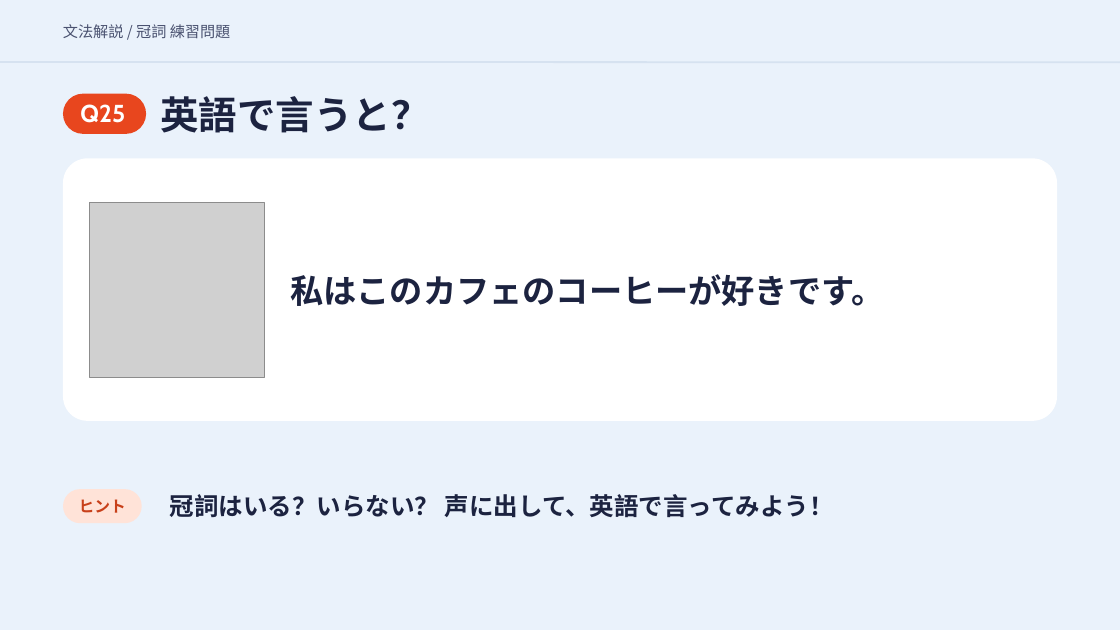
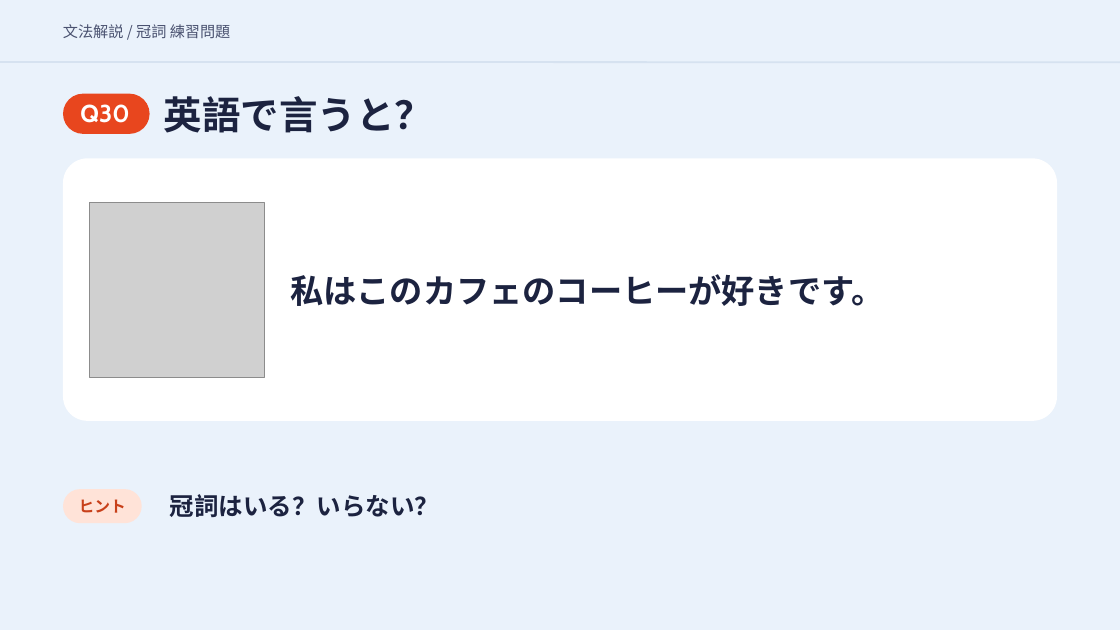
Before and after one commit to hinakajisaki-dev/hina-english, a slide deck: slide 66 of matome/articles-4/articles-4-slides.pptx (slide 56 before the commit). Drawn at 1120x630 pixels with LibreOffice and Linux fonts; fonts in the diff are those of the drawing; grey boxes stand for pictures. Boxes give left, top, right and bottom in pixels: in the first picture for what was removed or moved away, otherwise in the second. Text is boxed around its words. In the diff, an @@ line names an element or a change of style, - is before the commit and + after.

```diff
--- a/matome/articles-4/articles-4-slides.pptx
+++ b/matome/articles-4/articles-4-slides.pptx
@@ text "英語で言うと？": place and size @@
-text "英語で言うと？" at [160, 96, 429, 133]
+text "英語で言うと？" at [164, 96, 433, 133]
@@ rounded rectangle: place and size @@
-rounded rectangle at [63, 93, 146, 134]
+rounded rectangle at [63, 93, 150, 134]
@@ text at [80, 104, 129, 123]: text changed @@
-Q25
+Q30
@@ text at [170, 494, 440, 517]: text changed @@
-冠詞はいる？いらない？ 声に出して、英語で言ってみよう！
+冠詞はいる？いらない？
```
Also in this commit, not shown: 28 other slides changed, 10 slides added, 3 other files.
